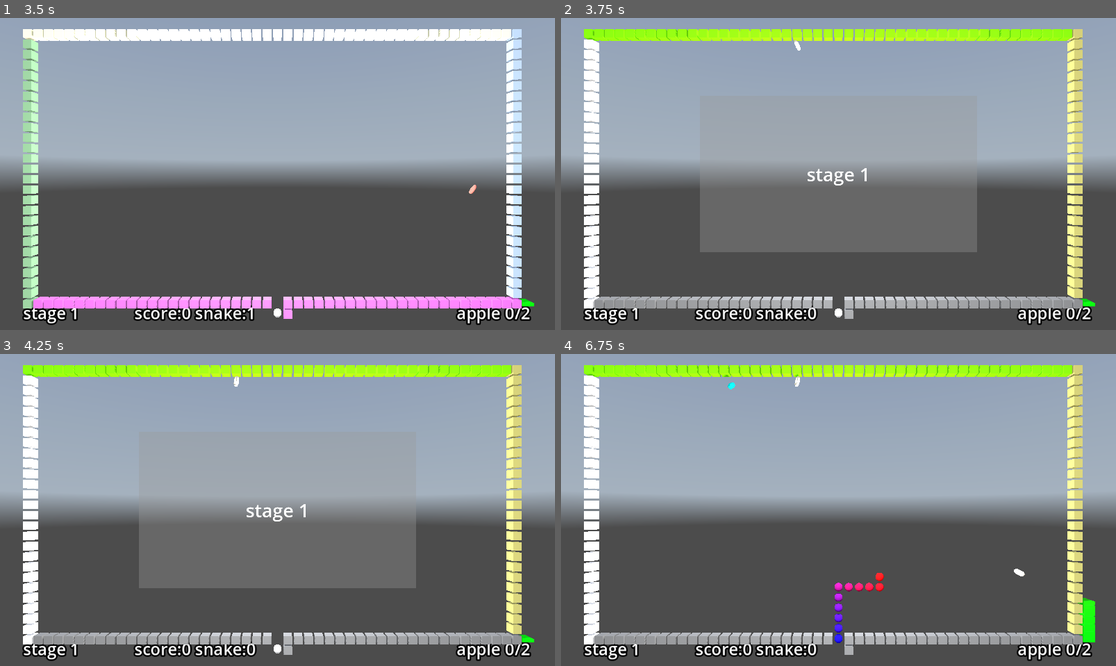
Above: before the commit, frames 1-4 (two rows, left to right).
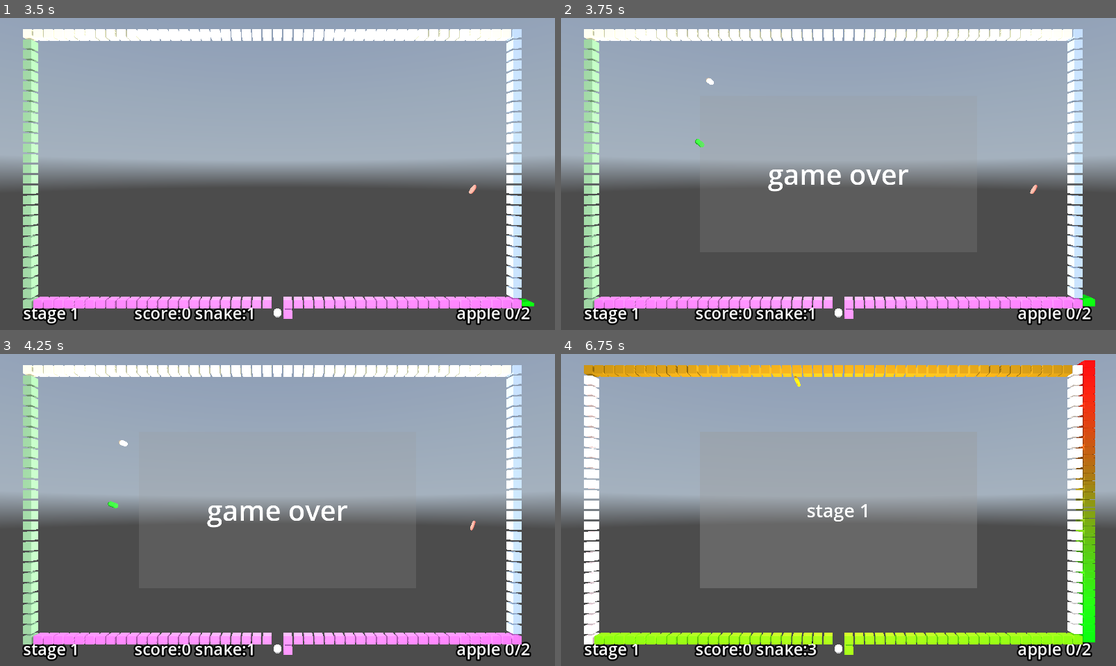
Above: after the commit, the same moments.

Repository: kasworld/gd4snakebyte3d
Game: Godot game, scene res://main.tscn
Same seed, same stepped clock (60 frames per second), same inputs: the game is played once before the commit and once after it. A sky picture missing from this copy of the repository is replaced by a grey-blue gradient.
Inputs (mouse positions are in pixels of both pictures, inside the frame that each line leads up to):
- Up to frame 1 (3.5 s): tap Enter at 0.5, 2.75 s; move the mouse to (399, 158) at 0.52 s; hold Right 0.53-1.28 s; click (399, 158) at 0.67 s; move the mouse to (166, 189) at 1.27 s; hold Down 1.28-2.03 s; tap Space at 2 s; move the mouse to (333, 105) at 2.02 s; hold Right 2.03-2.78 s; move the mouse to (249, 236) at 2.77 s; hold Up from 2.78 s (still down); click (249, 236) at 2.92 s
- Up to frame 2 (3.75 s): move the mouse to (1005, 220) at 3.52 s; release Up at 3.53 s; hold Left from 3.53 s (still down)
- Up to frame 3 (4.25 s): keep holding Left
- Up to frame 4 (6.75 s): move the mouse to (672, 463) at 4.27 s; move the mouse to (866, 510) at 5.02 s; release Left at 5.03 s; hold Down 5.03-5.78 s; click (866, 510) at 5.17 s; move the mouse to (755, 432) at 5.77 s; hold Right 5.78-6.53 s; move the mouse to (960, 494) at 6.52 s; hold Up from 6.53 s (still down)

Frame 1 is identical in both runs. In frame 2, 11% of the frame differs, in the area x 4-97%, y 3-98%; in frame 3, 11%; in frame 4, 22%, in the area x 4-97%, y 2-98%.

Commit message:
new game

Diff:
--- a/main.gd
+++ b/main.gd
@@ -11,15 +11,19 @@
 	$Camera3D.position = Vector3(centerx, centery, Settings.FieldHeight)
 	$Camera3D.look_at(Vector3(centerx, centery, 0))
 	$OmniLight3D.position = Vector3(centerx, centery, Settings.FieldHeight/4)
+	new_game()
+
+var stage_number :int
+var stage :Stage
+var game_info :Dictionary
+
+func new_game() -> void:
 	game_info = {
 		"score" : 0,
 		"snake" : Settings.SnakeLife,
 	}
+	stage_number = 0
 	start_stage()
-
-var stage_number :int
-var stage :Stage
-var game_info :Dictionary
 
 func start_stage() -> void:
 	if stage != null :
@@ -38,7 +42,16 @@
 
 func snake_dead() -> void:
 	game_info.snake -= 1
-	stage.new_snake()
+	if game_info.snake > 0:
+		stage.new_snake()
+	else:
+		$DemoPanel/Label.text = "game over"
+		$DemoPanel.show()
+		$HidePanelTimer.start(3)
+
+func _on_hide_panel_timer_timeout() -> void:
+	$DemoPanel.hide()
+	new_game()
 
 var key2fn = {
 	KEY_ESCAPE:_on_button_esc_pressed,
--- a/main.tscn
+++ b/main.tscn
@@ -51,3 +51,8 @@
 label_settings = SubResource("LabelSettings_0xm2m")
 horizontal_alignment = 1
 vertical_alignment = 1
+
+[node name="HidePanelTimer" type="Timer" parent="."]
+one_shot = true
+
+[connection signal="timeout" from="HidePanelTimer" to="." method="_on_hide_panel_timer_timeout"]
--- a/stage.gd
+++ b/stage.gd
@@ -140,7 +140,7 @@
 func process_frame() -> void:
 	for p in plum_list:
 		p.move2d()
-	if snake != null :
+	if snake != null and snake.is_alive:
 		snake.process_frame()
 		if apple_eat_count < apple_end_count:
 			snake_step_after_eat += 1
@@ -151,6 +151,8 @@
 				apple_end_count += Settings.AppleIncOnStepOver
 				update_apple_info()
 			gauge.set_value(snake_step_after_eat)
+	else:
+		gauge.set_value(0)
 
 func _on_frame_timer_timeout() -> void:
 	process_frame()
